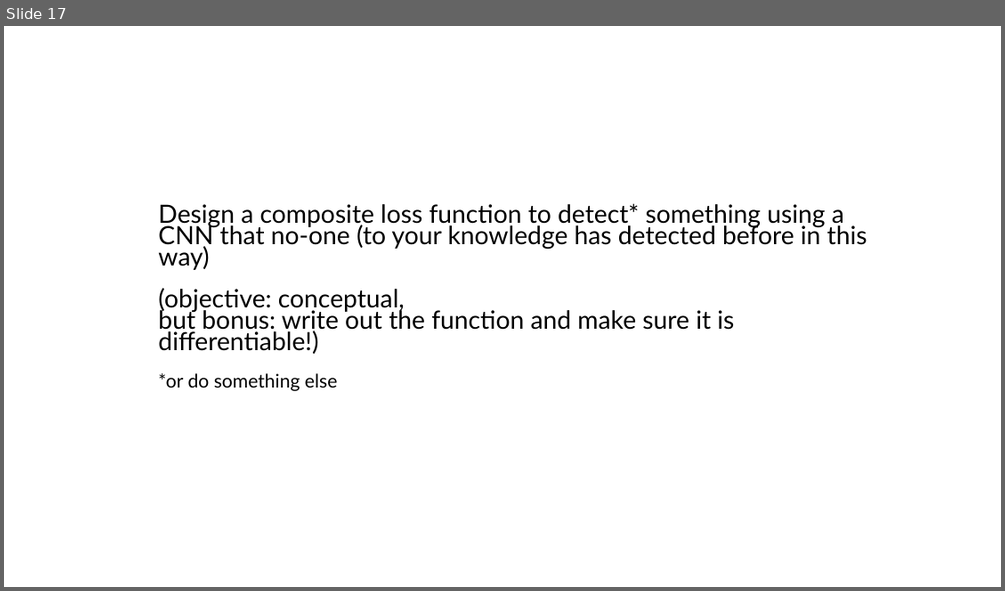
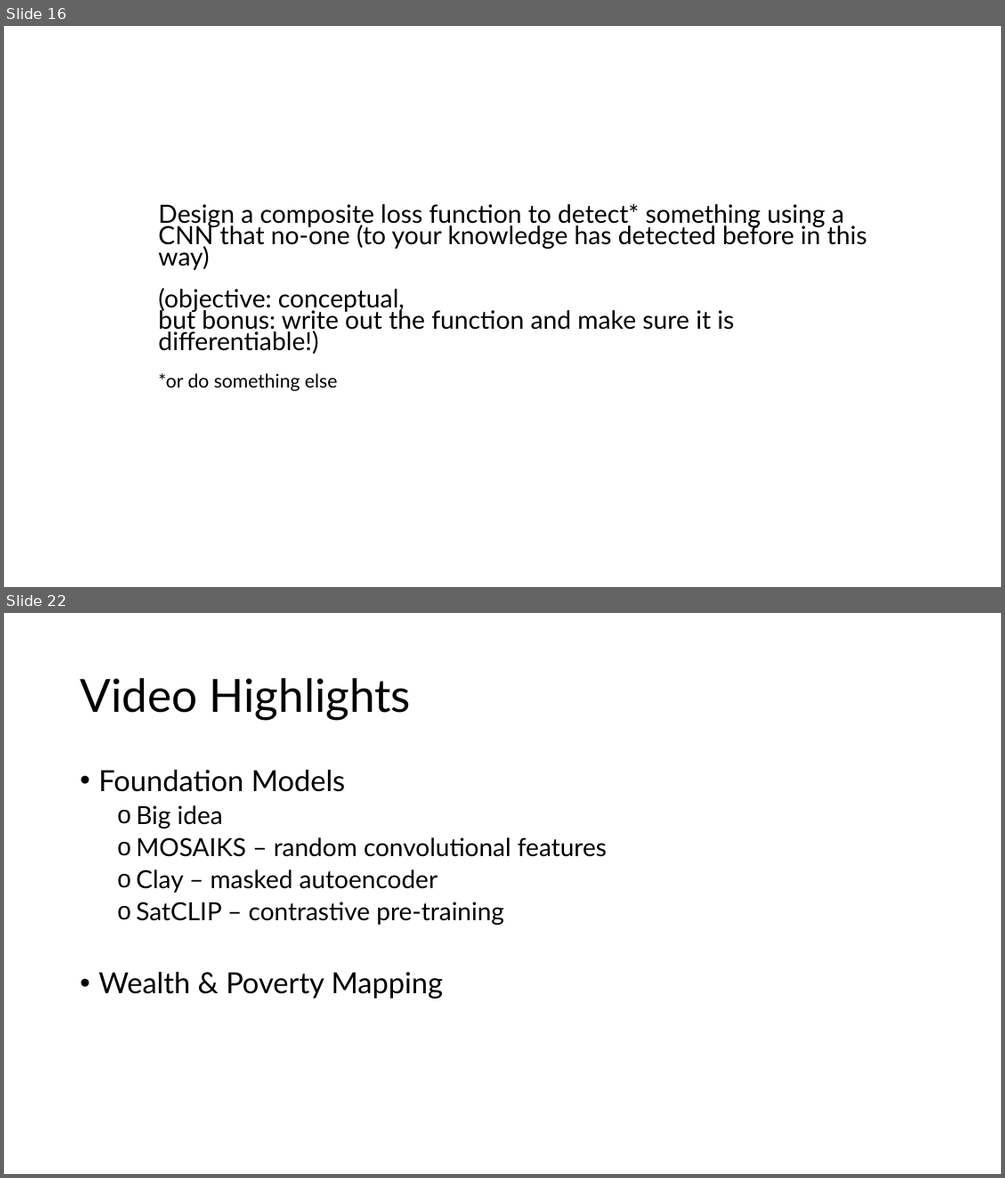
Before and after one commit to Better-Planet-Laboratory/ai4good, a slide deck: resources/ai4good group discussion points.pptx. Shown one above the other, each under a label of ours: slide 17 before the commit, slides 16 and 22 after it; the slides between them are not shown. The pictures are 1005x591 and 1005x1178 pixels, drawn with LibreOffice and Linux fonts; fonts in the diff are those of the drawing. Boxes give left, top, right and bottom in pixels: in the first picture for what was removed or moved away, otherwise in the second. Text is boxed around its words. In the diff, an @@ line names an element or a change of style, - is before the commit and + after.

```diff
--- a/resources/ai4good group discussion points.pptx
+++ b/resources/ai4good group discussion points.pptx
@@ slide 22 added at bbox=[4, 613, 1001, 1174], background #FFFFFF @@
@@ title added at bbox=[80, 678, 412, 720], 44 pt, text #000000 @@
+Video Highlights
@@ text added at bbox=[98, 770, 607, 998], 24 pt, text #000000 @@
+• Foundation Models
+  o Big idea
+  o MOSAIKS – random convolutional features
+  o Clay – masked autoencoder
+  o SatCLIP – contrastive pre-training
+• Wealth & Poverty Mapping
@@ what was slide 17 is now slide 16 @@
```
Also in this commit, not shown: 1 slide changed, 17 other slides added, 1 slide removed, 1 other file.
